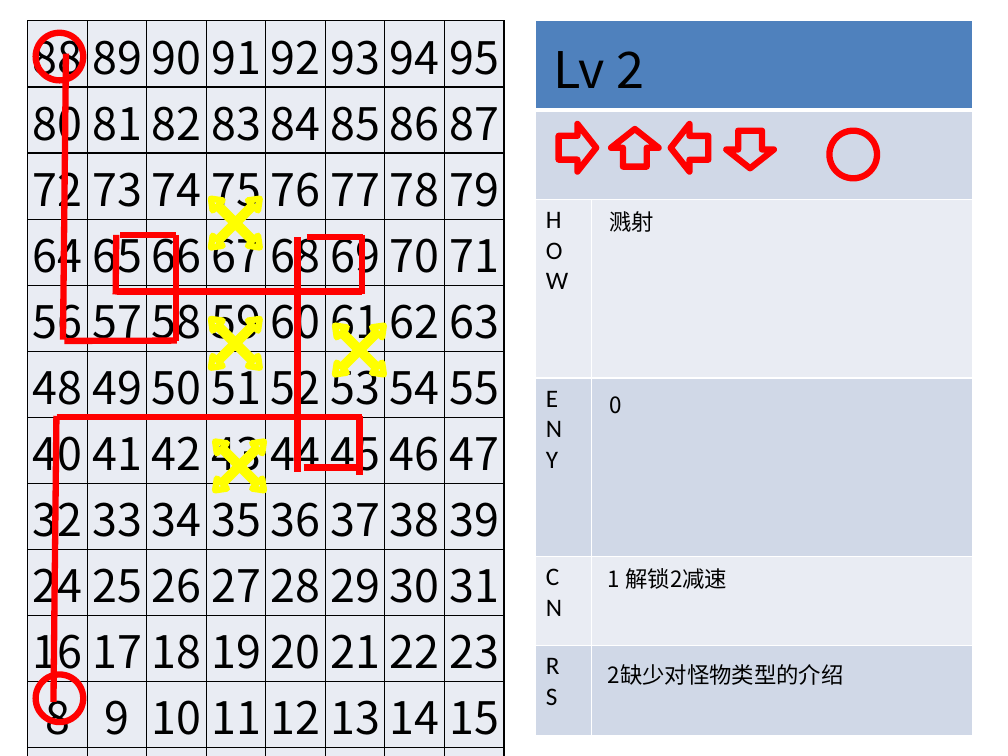
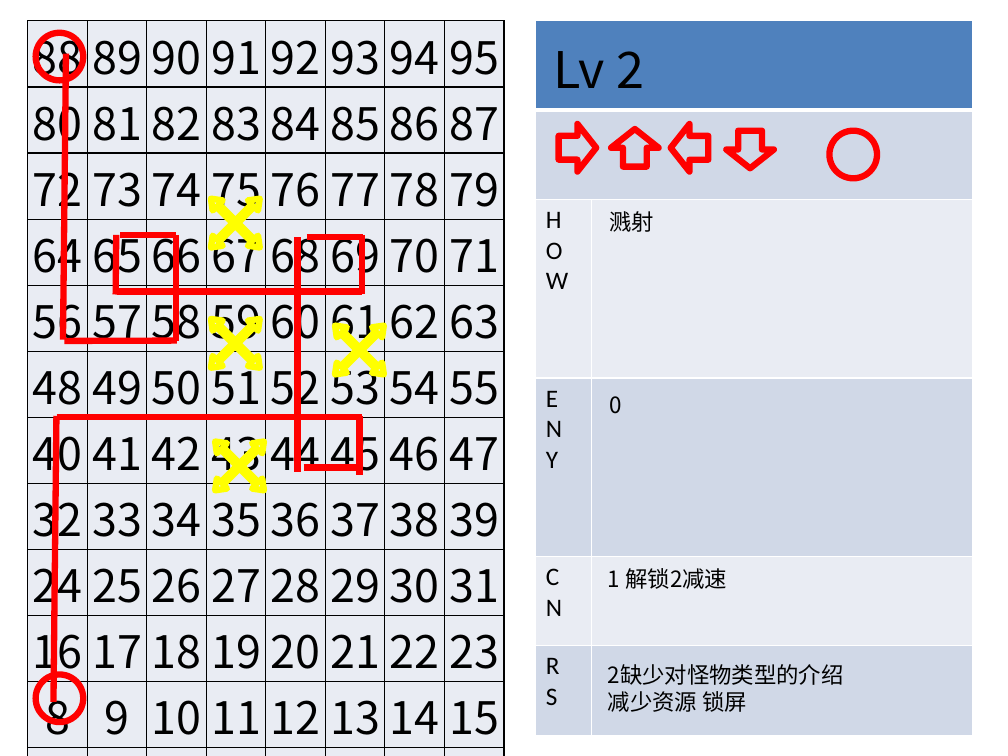
Before and after one commit to Crasader/ColorDefence, a slide deck: slide 5 of LEVELS.pptx. Drawn at 1008x756 pixels with LibreOffice and Linux fonts; fonts in the diff are those of the drawing. Boxes give left, top, right and bottom in pixels: in the first picture for what was removed or moved away, otherwise in the second. Text is boxed around its words. In the diff, an @@ line names an element or a change of style, - is before the commit and + after.

```diff
--- a/LEVELS.pptx
+++ b/LEVELS.pptx
@@ text at (608, 691, 747, 712): paragraph added @@
+减少资源 锁屏
```
Also in this commit, not shown: 6 other slides changed, 21 slides added, 3 other files.
